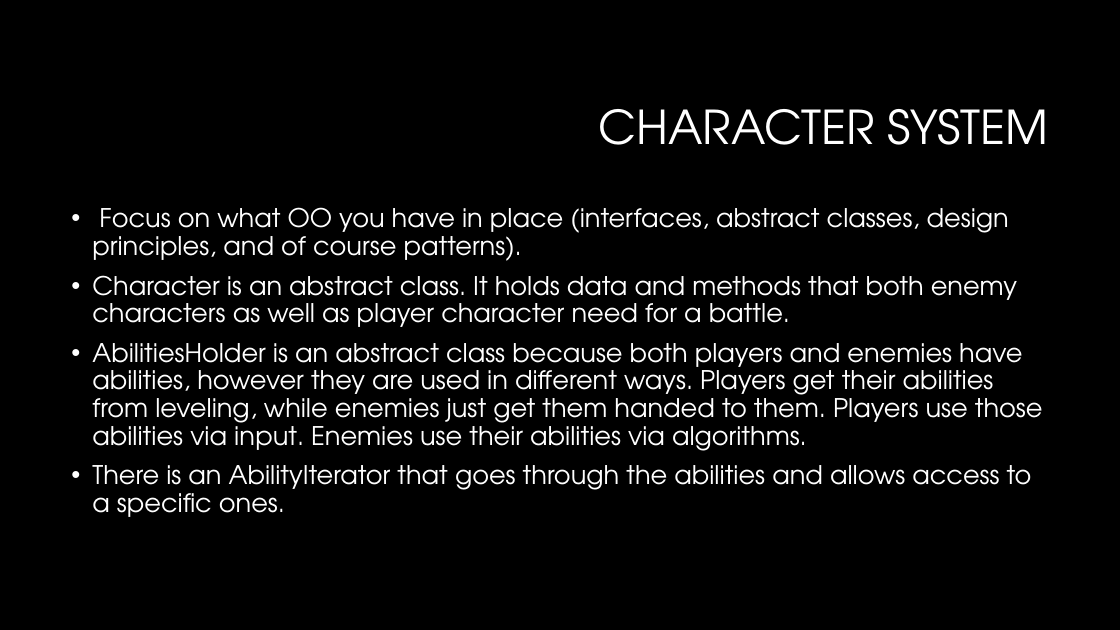
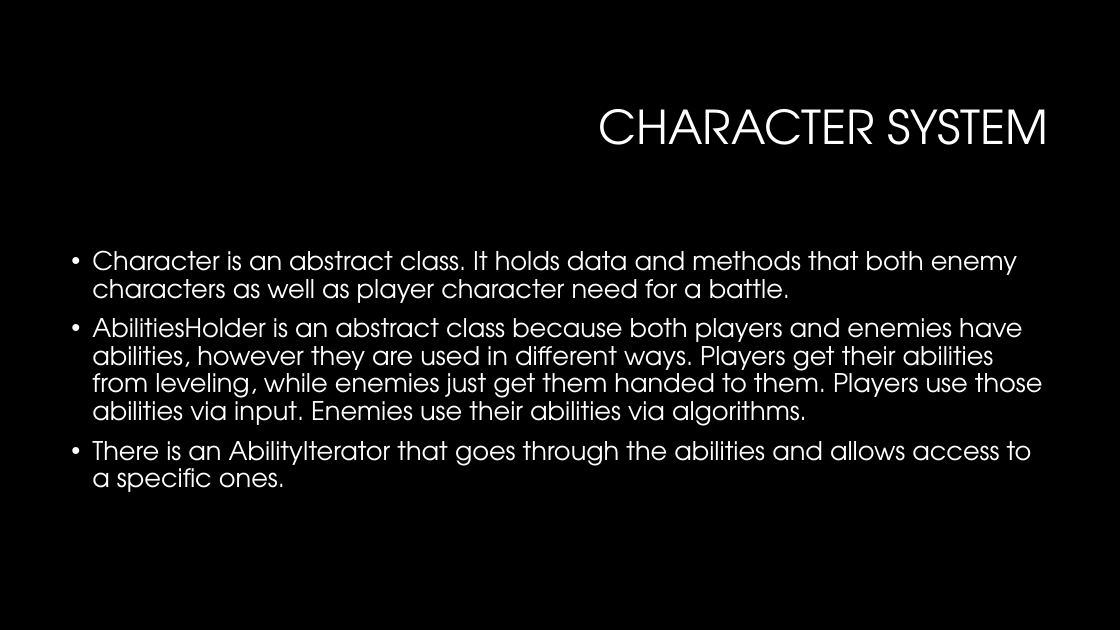
Before and after one commit to TeamVlissides/SourceRepo, a slide deck: slide 5 of Presentation/Team Report.pptx (slide 4 before the commit). Drawn at 1120x630 pixels with LibreOffice and Linux fonts; fonts in the diff are those of the drawing; background and template pictures are left out. Boxes give left, top, right and bottom in pixels: in the first picture for what was removed or moved away, otherwise in the second. Text is boxed around its words. In the diff, an @@ line names an element or a change of style, - is before the commit and + after.

```diff
--- a/Presentation/Team Report.pptx
+++ b/Presentation/Team Report.pptx
@@ text at (92, 207, 1009, 261): paragraph removed @@
-• Focus on what OO you have in place (interfaces, abstract classes, design principles, and of course patterns).
```
Also in this commit, not shown: 2 other slides changed, 2 other files.
